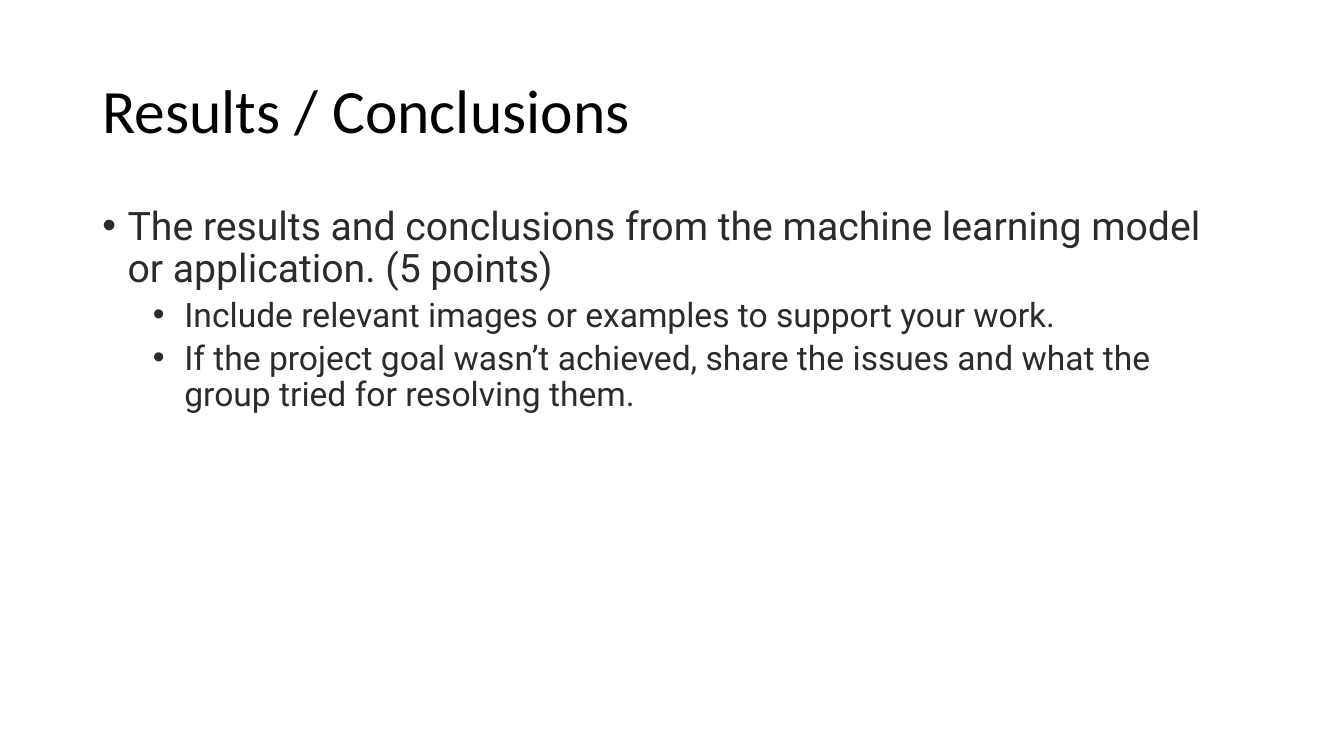
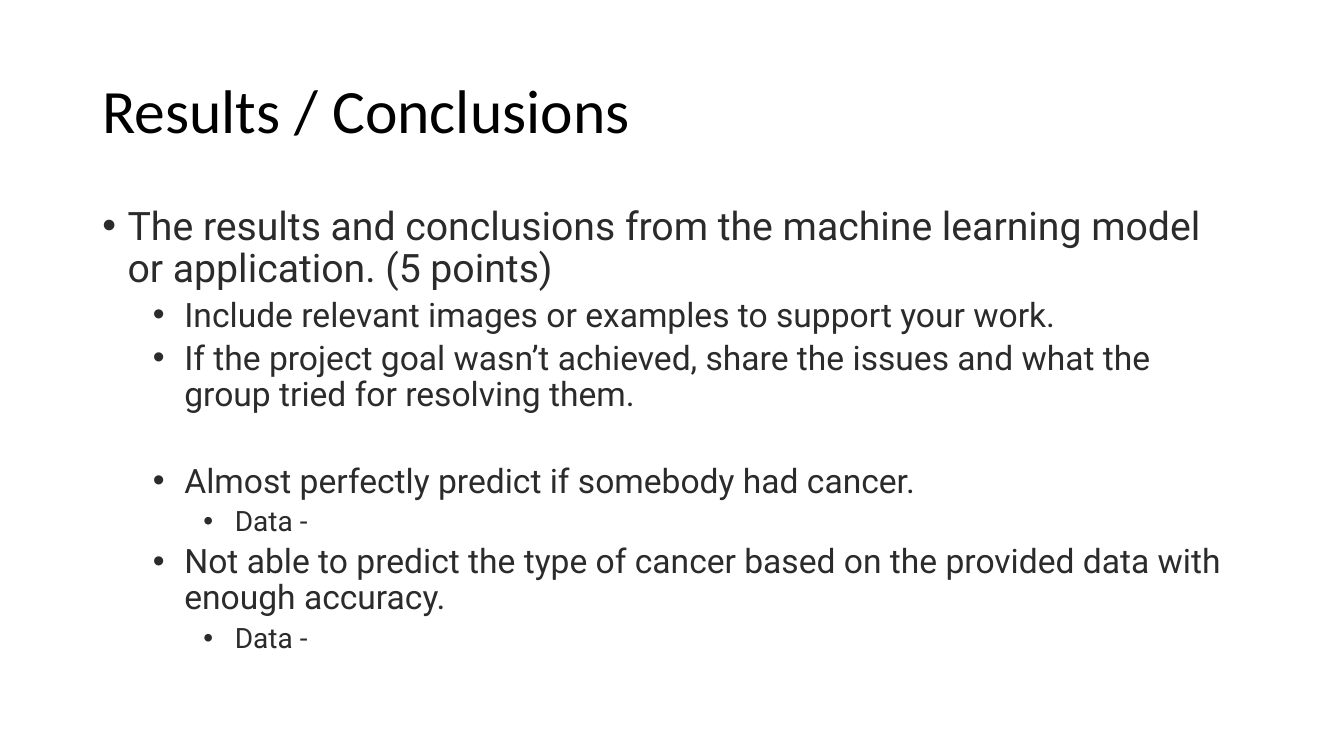
Before and after one commit to Nanya29/Group_Project_2, a slide deck: slide 8 of Project 2 Presentation.pptx. Drawn at 1344x756 pixels with LibreOffice and Linux fonts; fonts in the diff are those of the drawing. Boxes give left, top, right and bottom in pixels: in the first picture for what was removed or moved away, otherwise in the second. Text is boxed around its words. In the diff, an @@ line names an element or a change of style, - is before the commit and + after.

```diff
--- a/Project 2 Presentation.pptx
+++ b/Project 2 Presentation.pptx
@@ text at [184, 467, 1221, 649]: paragraphs added @@
+  • Almost perfectly predict if somebody had cancer.
+    • Data -
+  • Not able to predict the type of cancer based on the provided data with enough accuracy.
+    • Data -
```
Also in this commit, not shown: 5 other slides changed, 1 other file.
